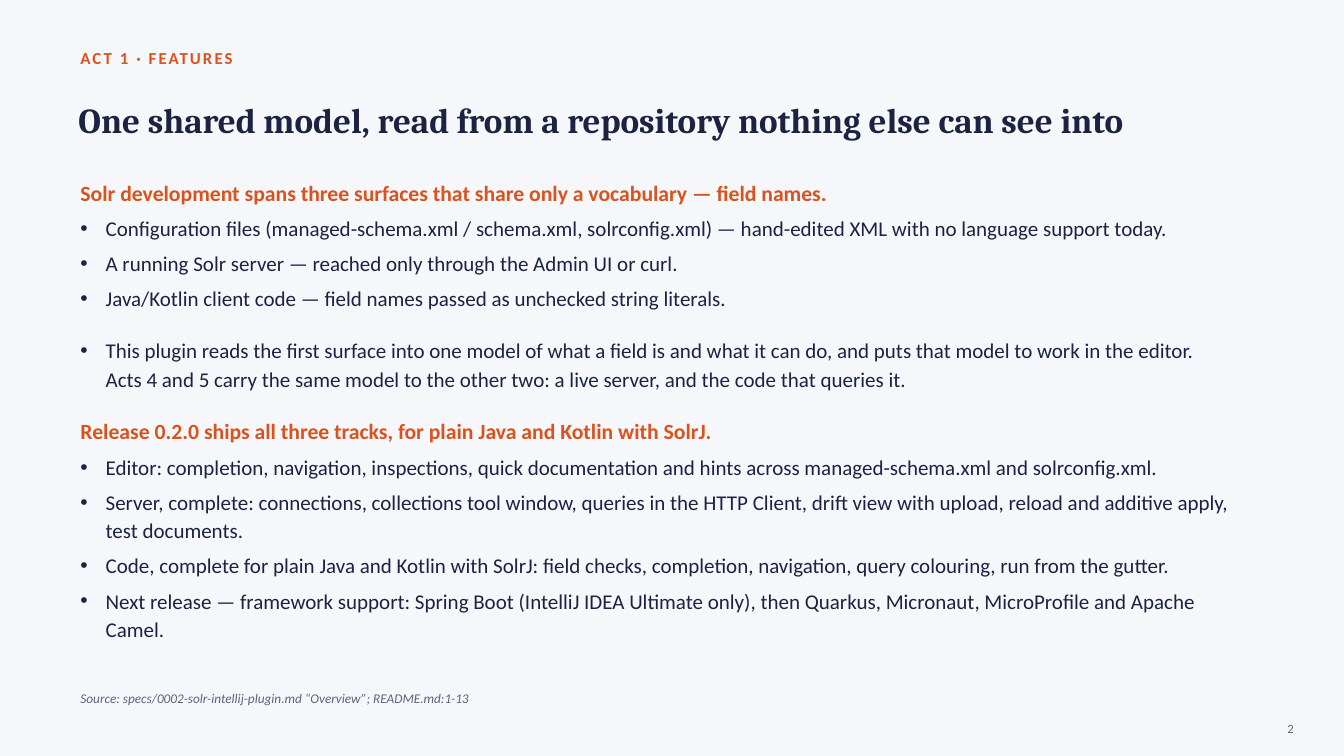
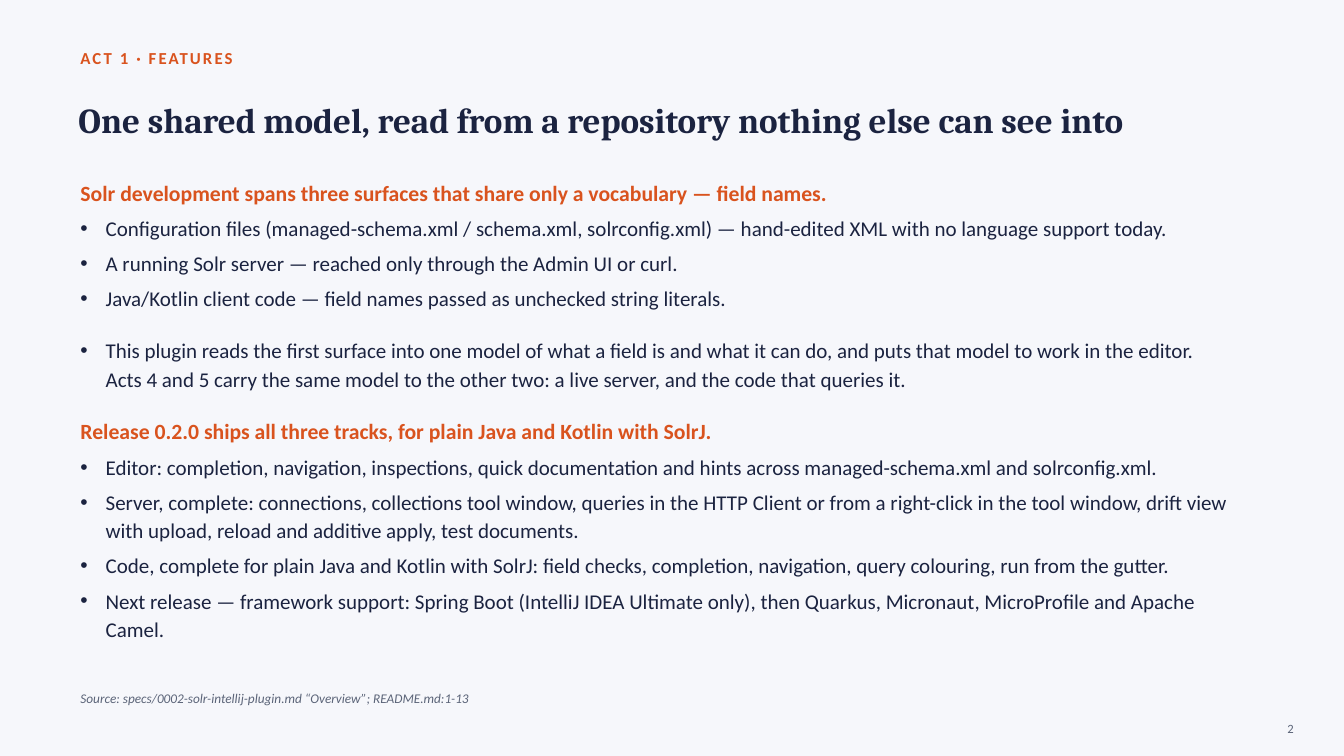
Before and after one commit to adityamparikh/solr-intellij-plugin, a slide deck: slide 2 of docs/presentation/solr-intellij-plugin.pptx. Drawn at 1344x756 pixels with LibreOffice and Linux fonts; fonts in the diff are those of the drawing. Boxes give left, top, right and bottom in pixels: in the first picture for what was removed or moved away, otherwise in the second. Text is boxed around its words. In the diff, an @@ line names an element or a change of style, - is before the commit and + after.

```diff
--- a/docs/presentation/solr-intellij-plugin.pptx
+++ b/docs/presentation/solr-intellij-plugin.pptx
@@ text at (106, 495, 1227, 542): text changed @@
-• Server, complete: connections, collections tool window, queries in the HTTP Client, drift view with upload, reload and additive apply, test documents.
+• Server, complete: connections, collections tool window, queries in the HTTP Client or from a right-click in the tool window, drift view with upload, reload and additive apply, test documents.
```
Also in this commit, not shown: 5 other slides changed, 2 other files.
